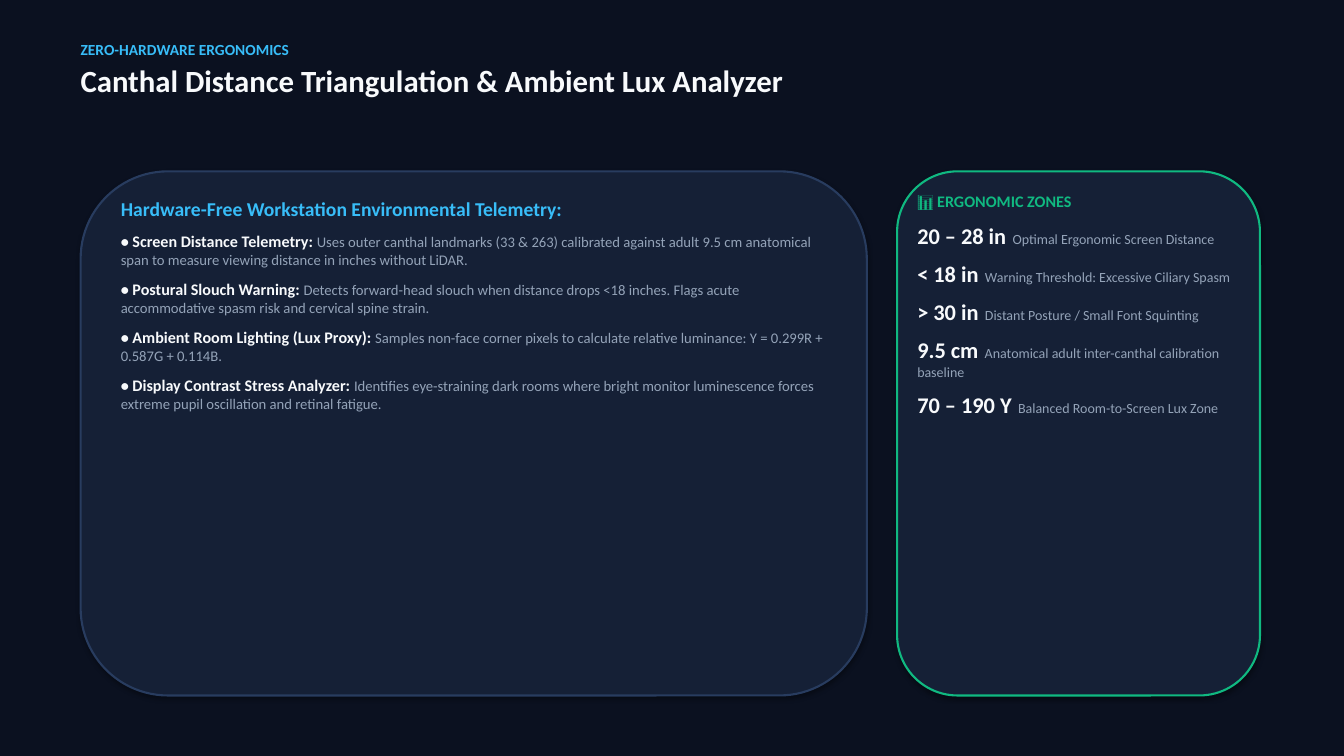
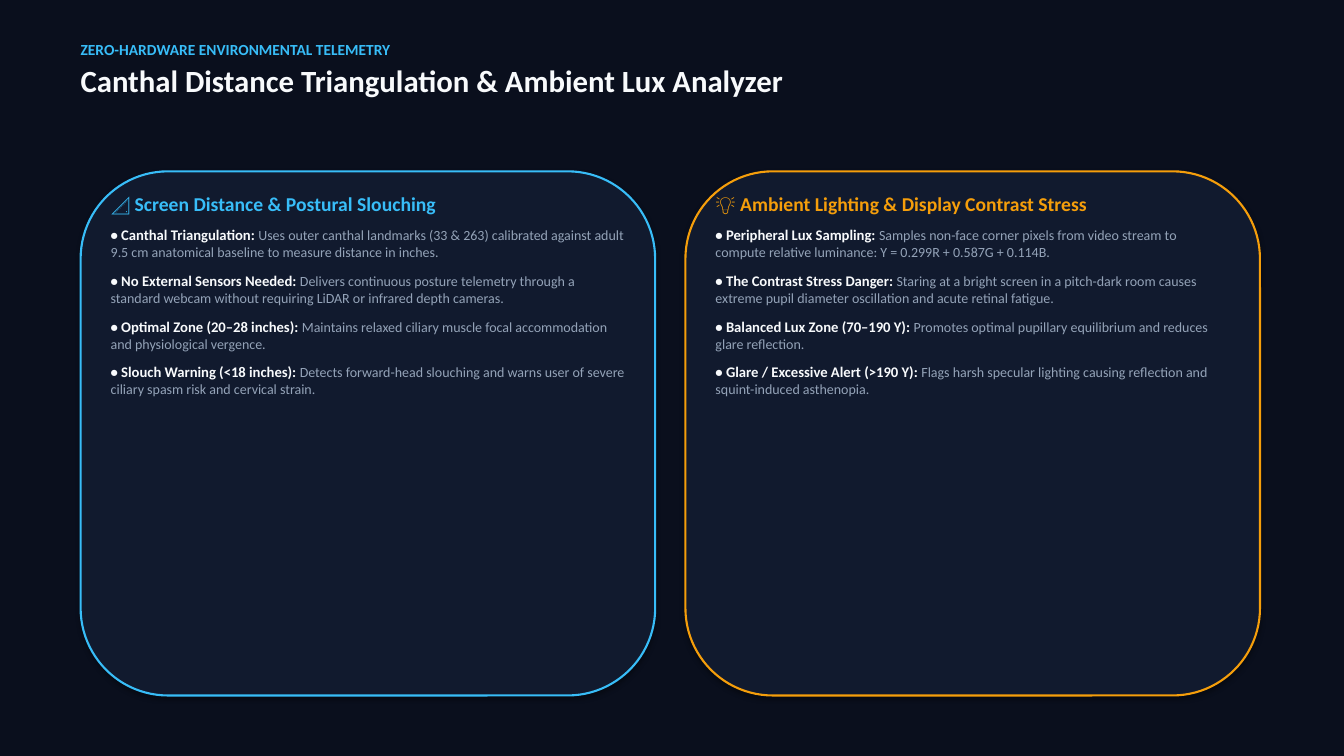
Before and after one commit to Akansha-695/AsthenoZero, a slide deck: slide 7 of output/presentation/AsthenoZero_Presentation.pptx. Drawn at 1344x756 pixels with LibreOffice and Linux fonts; fonts in the diff are those of the drawing. Boxes give left, top, right and bottom in pixels: in the first picture for what was removed or moved away, otherwise in the second. Text is boxed around its words. In the diff, an @@ line names an element or a change of style, - is before the commit and + after.

Commit message:
Redesign presentation with images, dark health-tech theme, and scientific charts

```diff
--- a/output/presentation/AsthenoZero_Presentation.pptx
+++ b/output/presentation/AsthenoZero_Presentation.pptx
@@ background #0B1120 to #0A0F1D @@
@@ text at (81,45,390,55): text changed @@
-ZERO-HARDWARE ERGONOMICS
+ZERO-HARDWARE ENVIRONMENTAL TELEMETRY
@@ rounded rectangle: place and size @@
-rounded rectangle at (81,171,867,696)
+rounded rectangle at (81,171,655,696)
@@ rounded rectangle at (81,171,655,696): fill #152036 to #111A2E; outline #283C5F 1.5 pt to #38BDF8 1.5 pt @@
@@ rounded rectangle: place and size @@
-rounded rectangle at (897,171,1260,696)
+rounded rectangle at (686,171,1260,696)
@@ rounded rectangle at (686,171,1260,696): fill #152036 to #111A2E; outline #10B981 1.5 pt to #F59E0B 1.5 pt @@
@@ text at (111,197,624,396): text changed; size 10.5 to 10 pt @@
-Hardware-Free Workstation Environmental Telemetry:
-• Screen Distance Telemetry: Uses outer canthal landmarks (33 & 263) calibrated against adult 9.5 cm anatomical span to measure viewing distance in inches without LiDAR.
-• Postural Slouch Warning: Detects forward-head slouch when distance drops <18 inches. Flags acute accommodative spasm risk and cervical spine strain.
-• Ambient Room Lighting (Lux Proxy): Samples non-face corner pixels to calculate relative luminance: Y = 0.299R + 0.587G + 0.114B.
-• Display Contrast Stress Analyzer: Identifies eye-straining dark rooms where bright monitor luminescence forces extreme pupil oscillation and retinal fatigue.
+📐 Screen Distance & Postural Slouching
+• Canthal Triangulation: Uses outer canthal landmarks (33 & 263) calibrated against adult 9.5 cm anatomical baseline to measure distance in inches.
+• No External Sensors Needed: Delivers continuous posture telemetry through a standard webcam without requiring LiDAR or infrared depth cameras.
+• Optimal Zone (20–28 inches): Maintains relaxed ciliary muscle focal accommodation and physiological vergence.
+• Slouch Warning (<18 inches): Detects forward-head slouching and warns user of severe ciliary spasm risk and cervical strain.
@@ text at (715,197,1208,396): text changed @@
-📊 ERGONOMIC ZONES
-20 – 28 in Optimal Ergonomic Screen Distance
-< 18 in Warning Threshold: Excessive Ciliary Spasm
-> 30 in Distant Posture / Small Font Squinting
-9.5 cm Anatomical adult inter-canthal calibration baseline
-70 – 190 Y Balanced Room-to-Screen Lux Zone
+💡 Ambient Lighting & Display Contrast Stress
+• Peripheral Lux Sampling: Samples non-face corner pixels from video stream to compute relative luminance: Y = 0.299R + 0.587G + 0.114B.
+• The Contrast Stress Danger: Staring at a bright screen in a pitch-dark room causes extreme pupil diameter oscillation and acute retinal fatigue.
+• Balanced Lux Zone (70–190 Y): Promotes optimal pupillary equilibrium and reduces glare reflection.
+• Glare / Excessive Alert (>190 Y): Flags harsh specular lighting causing reflection and squint-induced asthenopia.
```
Also in this commit, not shown: 12 other slides changed, 2 slides added, 2 slides removed, 13 other files.
